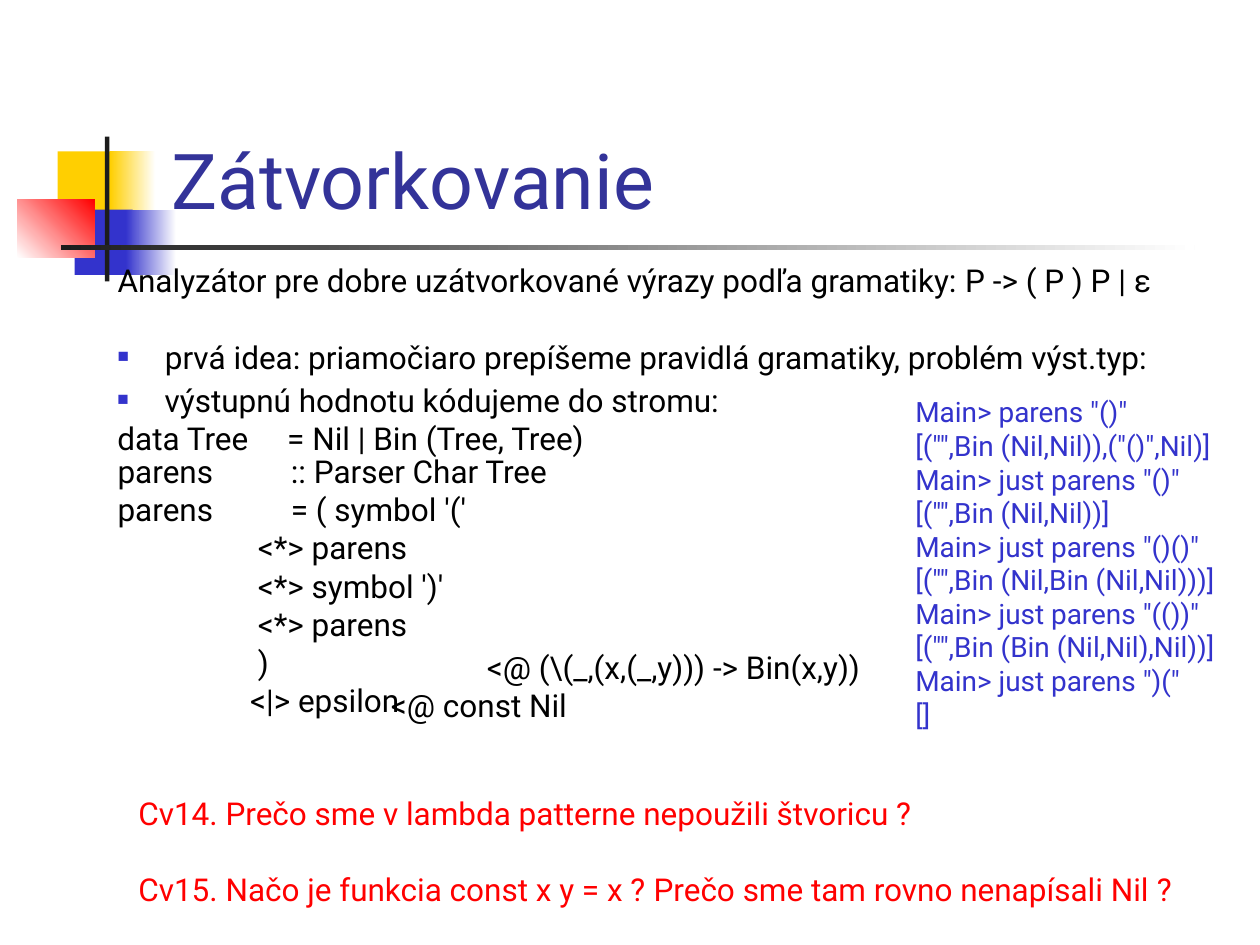
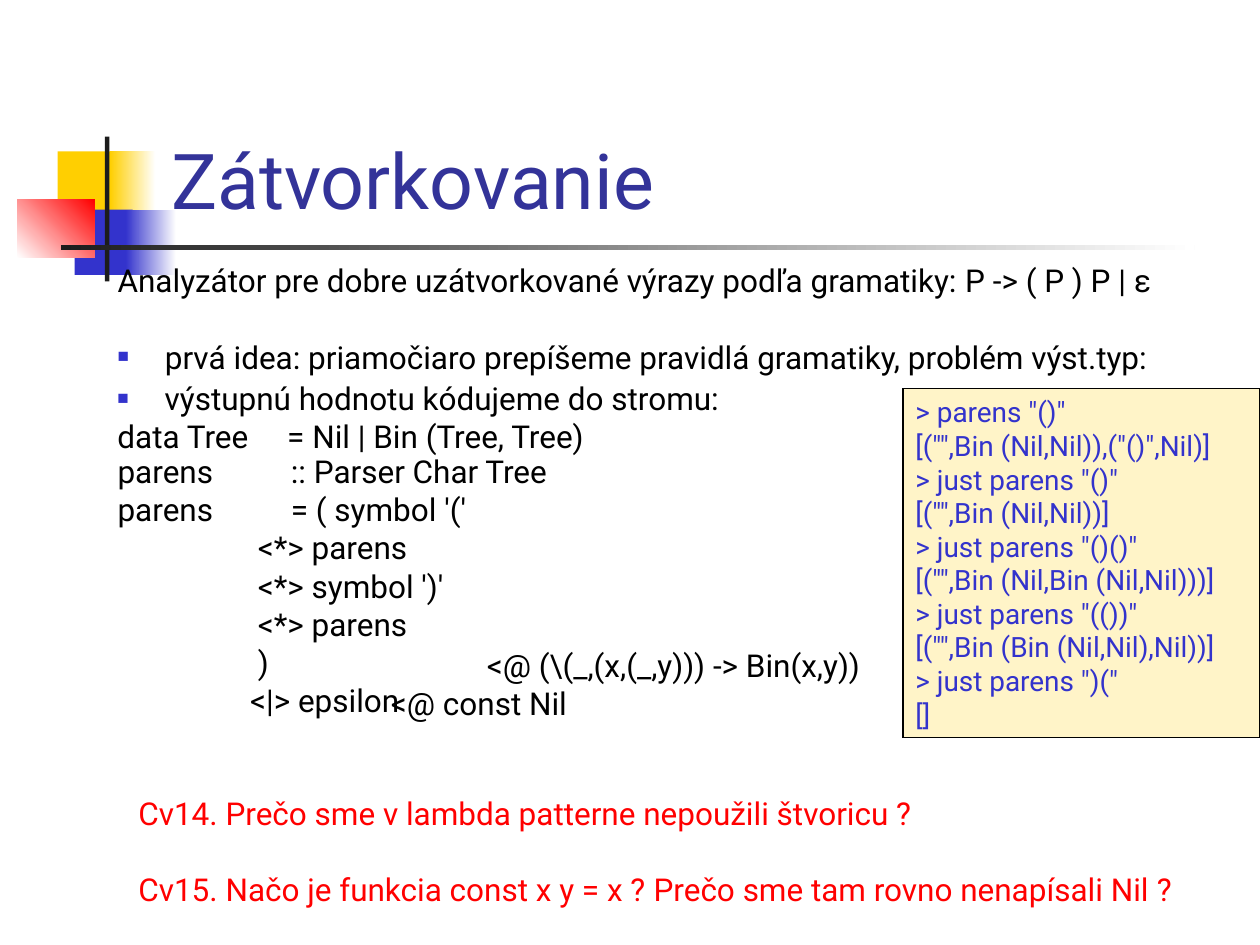
Before and after one commit to Funkcionalne/Prednasky, a slide deck: slide 27 of 09/09_fpro.ppt (slide 21 before the commit). Drawn at 1260x945 pixels with LibreOffice and Linux fonts; fonts in the diff are those of the drawing. Boxes give left, top, right and bottom in pixels: in the first picture for what was removed or moved away, otherwise in the second. Text is boxed around its words. In the diff, an @@ line names an element or a change of style, - is before the commit and + after.

```diff
--- a/09/09_fpro.ppt
+++ b/09/09_fpro.ppt
@@ rectangle "> parens "()"": place and size @@
-rectangle "> parens "()"" at (915, 402, 1215, 697)
+rectangle "> parens "()"" at (903, 388, 1260, 737)
@@ rectangle "> parens "()"" at (903, 388, 1260, 737): fill none to #FFF4C8; outline none to #000000 0.74 pt @@
@@ text in rectangle at (937, 407, 1022, 428): text changed @@
-Main> parens "()"
+> parens "()"
@@ text in rectangle at (937, 470, 1074, 496): text changed @@
-Main> just parens "()"
+> just parens "()"
@@ text in rectangle at (937, 537, 1074, 563): text changed @@
-Main> just parens "()()"
+> just parens "()()"
@@ text in rectangle at (937, 604, 1074, 630): text changed @@
-Main> just parens "(())"
+> just parens "(())"
@@ text in rectangle at (937, 671, 1074, 697): text changed @@
-Main> just parens ")("
+> just parens ")("
```
Also in this commit, not shown: 20 other slides changed, 6 slides added, 3 other files.
